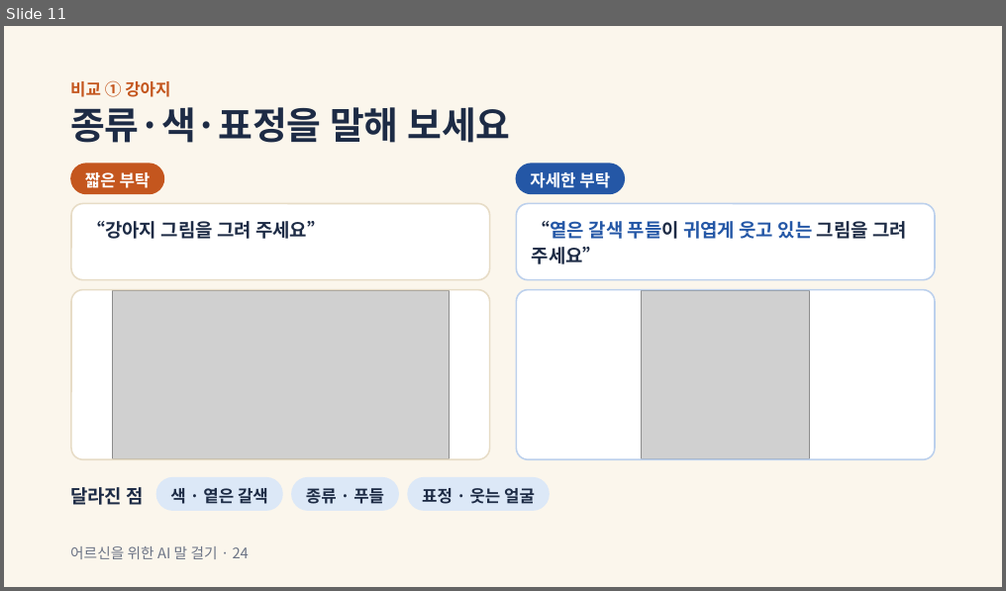
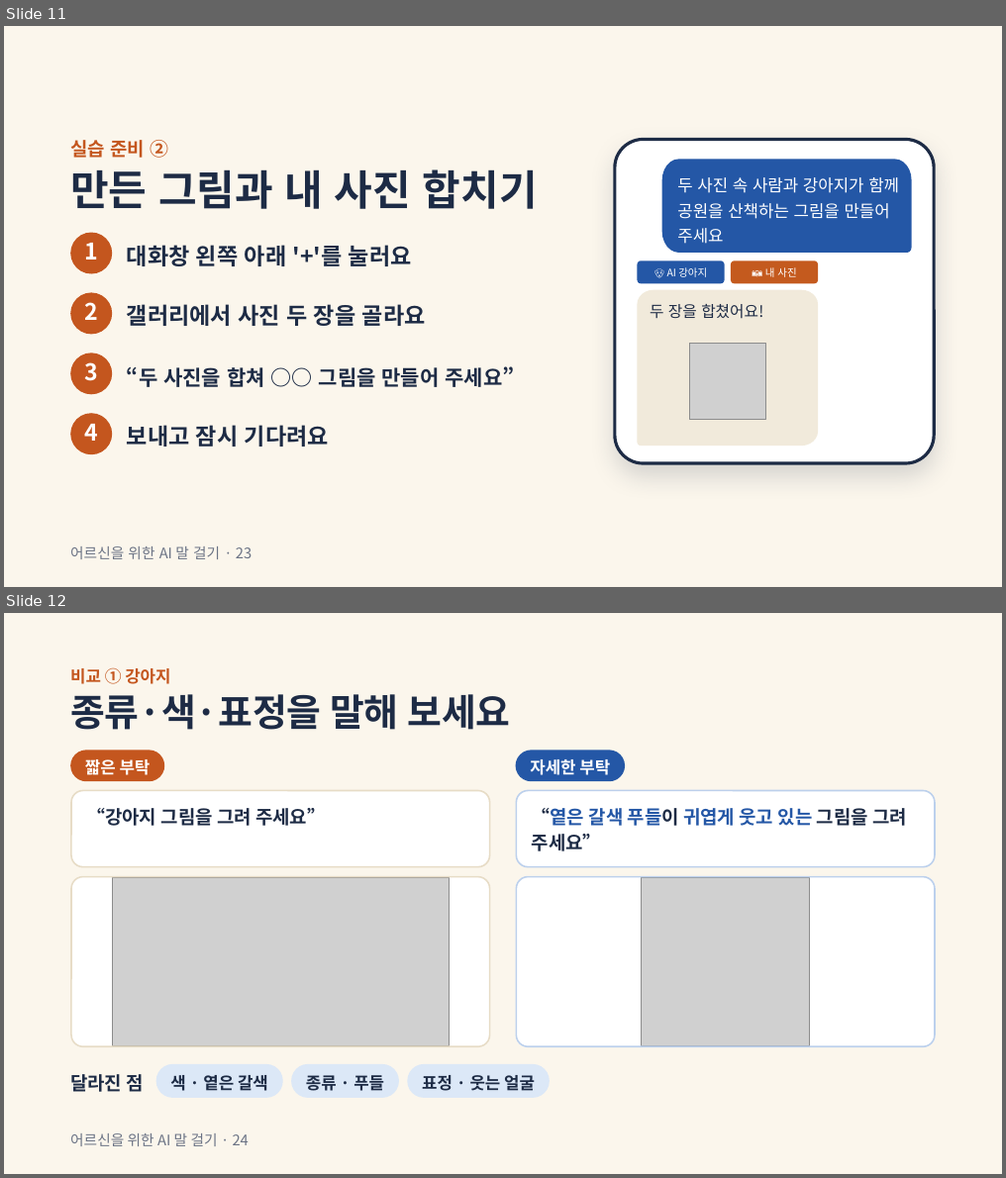
Before and after one commit to bbkilhyun0814-collab/---, a slide deck: ppt/ai와 함께 (카톡 챗GPT).pptx. Shown one above the other, each under a label of ours: slide 11 before the commit, slides 11 and 12 after it. The pictures are 1006x591 and 1006x1178 pixels, drawn with LibreOffice and Linux fonts; fonts in the diff are those of the drawing; grey boxes stand for pictures. Boxes give left, top, right and bottom in pixels: in the first picture for what was removed or moved away, otherwise in the second. Text is boxed around its words. In the diff, an @@ line names an element or a change of style, - is before the commit and + after.

```diff
--- a/ppt/ai와 함께 (카톡 챗GPT).pptx
+++ b/ppt/ai와 함께 (카톡 챗GPT).pptx
@@ slide 11 added at (4, 26, 1002, 587), background #FBF6EC @@
@@ text added at (70, 140, 168, 158), 18 pt, text #C4561E, bold @@
+실습 준비 ②
@@ rounded rectangle added at (615, 139, 934, 464), fill #FFFFFF, outline #1D2B45 3 pt @@
@@ title added at (70, 170, 538, 209), 40 pt, text #1D2B45, bold @@
+만든 그림과 내 사진 합치기
@@ freeform shape added at (662, 160, 912, 253), fill #2457A6, 16 pt, text #FFFFFF @@
+두 사진 속 사람과 강아지가 함께 공원을 산책하는 그림을 만들어 주세요
@@ rounded rectangle added at (70, 233, 113, 274), fill #C4561E, 22 pt, text #FFFFFF, bold @@
+1
@@ text added at (127, 245, 412, 267), 22 pt, text #1D2B45, bold @@
+대화창 왼쪽 아래 '+'를 눌러요
@@ rounded rectangle added at (638, 261, 725, 284), fill #2457A6, 10 pt, text #FFFFFF @@
+🐶 AI 강아지
@@ rounded rectangle added at (731, 261, 819, 284), fill #C45A1E, 10 pt, text #FFFFFF @@
+📷 내 사진
@@ rounded rectangle added at (70, 292, 113, 335), fill #C4561E, 22 pt, text #FFFFFF, bold @@
+2
@@ freeform shape added at (638, 290, 819, 446), fill #F1EADB @@
@@ text added at (127, 304, 426, 326), 22 pt, text #1D2B45, bold @@
+갤러리에서 사진 두 장을 골라요
@@ text added at (649, 304, 763, 319), 15 pt, text #1D2B45 @@
+두 장을 합쳤어요!
@@ picture added at (690, 344, 766, 420) @@
@@ rounded rectangle added at (70, 353, 113, 395), fill #C4561E, 22 pt, text #FFFFFF, bold @@
+3
@@ text added at (127, 367, 515, 387), 20 pt, text #1D2B45, bold @@
+“두 사진을 합쳐 ○○ 그림을 만들어 주세요”
@@ rounded rectangle added at (70, 413, 113, 455), fill #C4561E, 22 pt, text #FFFFFF, bold @@
+4
@@ text added at (127, 425, 329, 447), 22 pt, text #1D2B45, bold @@
+보내고 잠시 기다려요
@@ text added at (70, 547, 252, 560), 14 pt, text #6B7385 @@
+어르신을 위한 AI 말 걸기 · 23
@@ what was slide 11 is now slide 12 @@
```
Also in this commit, not shown: 1 slide changed.
